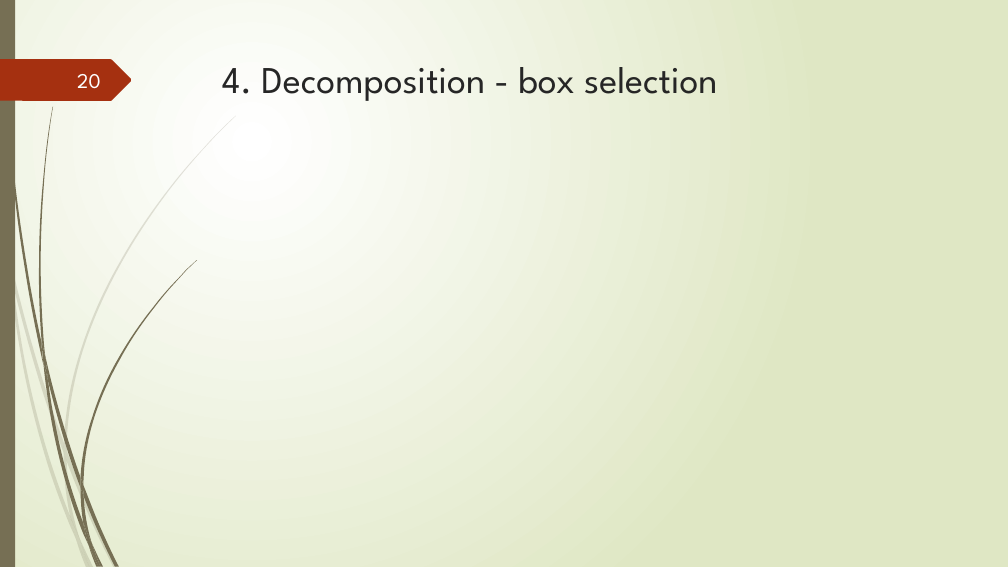
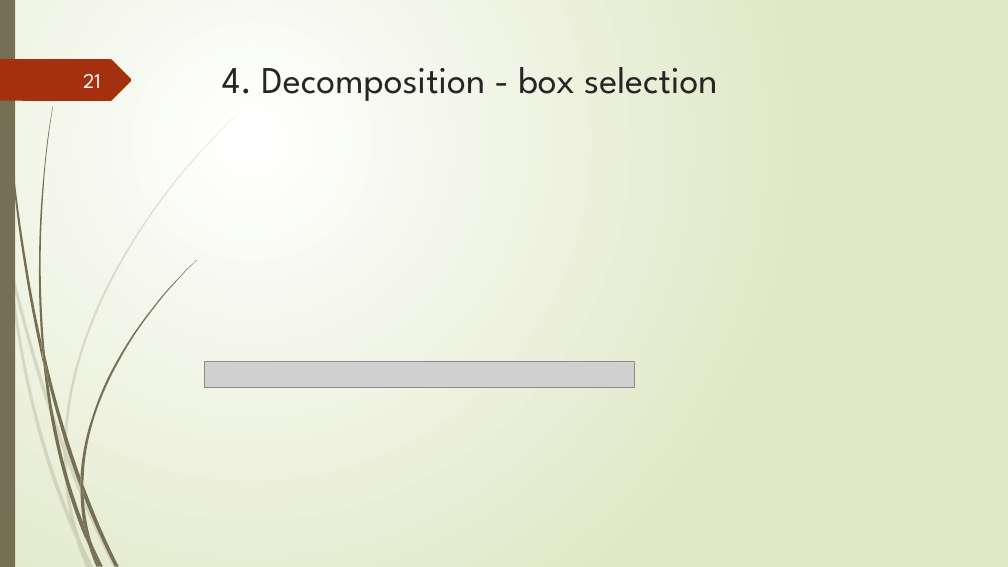
Before and after one commit to tungvx/raSAT, a slide deck: slide 21 of report/midterm.pptx (slide 20 before the commit). Drawn at 1008x567 pixels with LibreOffice and Linux fonts; fonts in the diff are those of the drawing; grey boxes stand for pictures. Boxes give left, top, right and bottom in pixels: in the first picture for what was removed or moved away, otherwise in the second. Text is boxed around its words. In the diff, an @@ line names an element or a change of style, - is before the commit and + after.

```diff
--- a/report/midterm.pptx
+++ b/report/midterm.pptx
@@ page number at box(83, 74, 101, 88): text changed @@
-20
+21
@@ picture added at box(205, 361, 634, 387) @@
```
Also in this commit, not shown: 11 other slides changed, 2 slides added, 1 other file.
